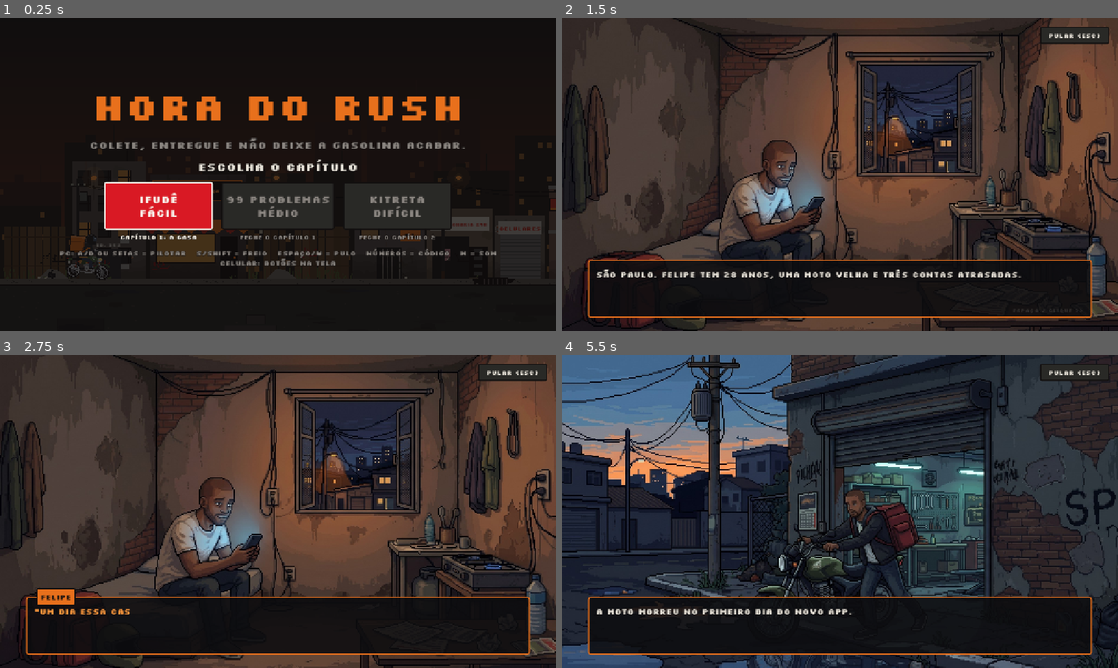
Above: before the commit, frames 1-4 (two rows, left to right).
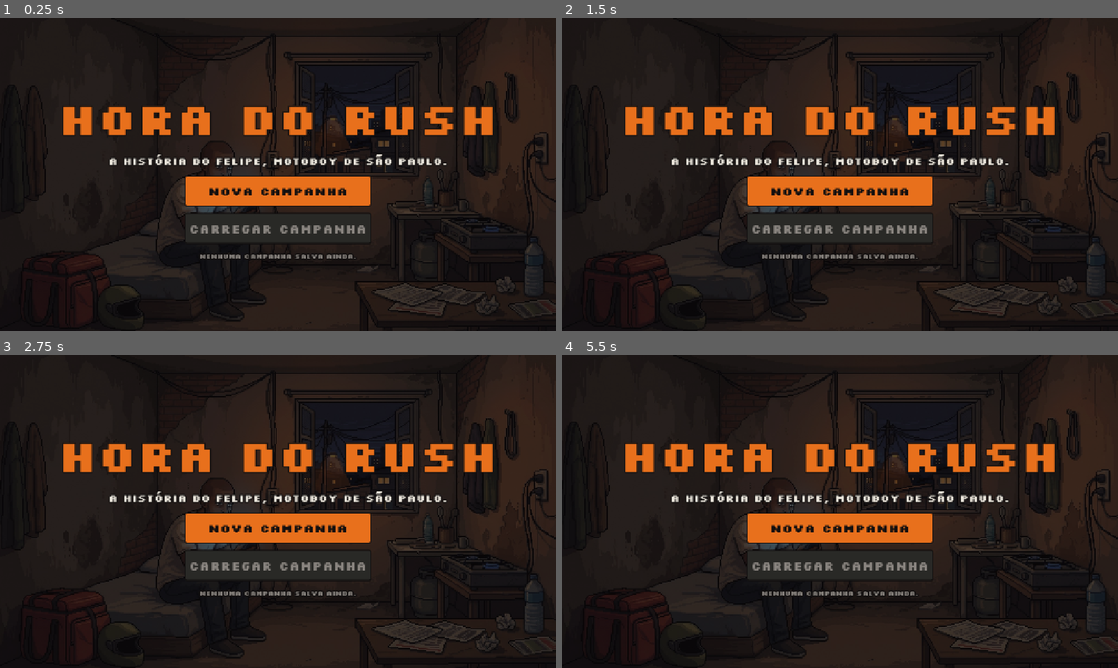
Above: after the commit, the same moments.

Repository: ViniViscas/Hora-do-Rush
Game: Godot game, scene res://scenes/main.tscn
Two runs of this game, one before a commit and one after it. Both use one fixed random seed, a clock stepped at 60 frames per second and the inputs below.
Inputs (mouse positions are in pixels of both pictures, inside the frame that each line leads up to):
- Up to frame 1 (0.25 s): no input
- Up to frame 2 (1.5 s): click "iFudê Fácil" (after the commit: "NOVA CAMPANHA") at 0.5 s; click (840, 262) at 1.25 s, where only the run after the commit has a clickable "VOLTAR"
- Up to frame 3 (2.75 s): tap Enter at 2 s; move the mouse to (278, 511) at 2.02 s; hold D (direita) from 2.03 s (still down); hold S (freio) from 2.03 s (still down); click (278, 511) at 2.17 s; tap Space (pulo) at 2.27 s
- Up to frame 4 (5.5 s): move the mouse to (728, 527) at 2.77 s; release S (freio) at 2.78 s; tap S (freio) at 2.85, 4.55 s; tap Space (pulo) at 3.02, 4.52, 5.27 s; move the mouse to (895, 442) at 3.52 s; release D (direita) at 3.53 s; hold A (esquerda) 3.53-4.28 s; hold S (freio) 3.53-4.28 s; tap 0 at 3.6 s; move the mouse to (812, 574) at 4.27 s; hold D (direita) from 4.28 s (still down); tap 9 at 4.35 s; click (812, 574) at 4.42 s; move the mouse to (1006, 558) at 5.02 s; hold S (freio) from 5.03 s (still down); tap Backspace at 5.1 s

The runs differ from the first frame. In frame 1, 31% of the frame differs, in the area x 0-100%, y 0-100%; in frame 2, 63%; in frame 3, 64%; in frame 4, 66%.

Commit message:
Saves em 3 espaços, tela inicial, músicas por bag e melhorias mais caras
- Tela inicial com Nova campanha / Carregar campanha e 3 espaços de save
  (resumo, confirmação para sobrescrever, apagar save); save antigo vira o save 1
- Trilha de partida por capítulo: funk paulista (iFudê), funk das antigas
  (99 Problemas) e funk "bruxaria" (Kitreta)
- Moto (dinheiro e melhorias) compartilhada entre os capítulos
- Melhorias mais caras (R$ 100/200/300) e pagamento por app (x1 / x1,3 / x2)
- README e GDD atualizados; versão 0.6.0

Co-Authored-By: Claude Opus 5.5 <noreply@anthropic.com>

Diff:
--- a/src/game_config.gd
+++ b/src/game_config.gd
@@ -24,6 +24,7 @@
 # chance_chuva / chance_cet: chance por partida de chover / de a CNH vencida soltar a CET
 # vel_cet: velocidade do carro da CET em relação à moto
 # chance_blitz: chance de ser parado passando devagar na blitz
+# pagamento: multiplica o R$ do acerto do turno (apps mais exigentes pagam mais)
 const DIFICULDADES := {
 	"facil": {
 		"nome": "iFudê",
@@ -43,6 +44,7 @@
 		"chance_cet": 0.5,
 		"vel_cet": 0.82,
 		"chance_blitz": 0.05,
+		"pagamento": 1.0,
 	},
 	"medio": {
 		"nome": "99 Problemas",
@@ -62,6 +64,7 @@
 		"chance_cet": 0.75,
 		"vel_cet": 0.88,
 		"chance_blitz": 0.08,
+		"pagamento": 1.3,
 	},
 	"dificil": {
 		"nome": "Kitreta",
@@ -81,6 +84,7 @@
 		"chance_cet": 1.0,
 		"vel_cet": 0.94,
 		"chance_blitz": 0.12,
+		"pagamento": 2.0,
 	},
 }
 
@@ -144,7 +148,9 @@
 
 # --- Oficina: melhorias da moto, compradas entre as fases ---
 # por_nivel: quanto cada nível soma ao atributo (0.07 = +7%)
-const PRECOS_MELHORIA := [50, 100, 180]
+# Caras de propósito: a moto (a mesma nos três capítulos) é melhorada aos poucos e só
+# chega perto do máximo no capítulo 3 (Kitreta), que praticamente exige isso.
+const PRECOS_MELHORIA := [100, 200, 300]
 const MELHORIAS := {
 	"motor": {"nome": "Motor", "descricao": "+7% de velocidade e +10% de arrancada por nível", "por_nivel": 0.07},
 	"freio": {"nome": "Freio", "descricao": "+18% de força de freio por nível (ajuda na chuva)", "por_nivel": 0.18},
--- a/src/main.gd
+++ b/src/main.gd
@@ -85,6 +85,7 @@
 	rng.randomize()
 	_configurar_input()
 	Som.iniciar()
+	Progresso.migrar_antigo()
 	var jogar := dificuldade_pendente
 	dificuldade_pendente = ""
 	if jogar != "":
@@ -110,7 +111,12 @@
 				Progresso.marcar_visto(chave)
 				_iniciar(jogar, n_fase))
 	else:
-		telas.mostrar_menu(_bags_bloqueadas())
+		# Na abertura do jogo (nenhum save escolhido ainda) vem a tela inicial;
+		# voltando de uma fase, direto para os capítulos do save em uso.
+		if Progresso.slot == 0:
+			telas.mostrar_inicio()
+		else:
+			telas.mostrar_menu(_bags_bloqueadas())
 		Som.musica("menu")
 
 
@@ -335,6 +341,24 @@
 		get_tree().reload_current_scene())
 	telas.pedir_pausa.connect(_alternar_pausa)
 	telas.continuar.connect(_alternar_pausa)
+	telas.abrir_save.connect(func(n: int, novo: bool) -> void:
+		if novo:
+			Progresso.novo(n)
+		else:
+			Progresso.usar(n)
+		prog = {}
+		telas.mostrar_menu(_bags_bloqueadas()))
+	telas.apagar_save.connect(func(n: int) -> void:
+		Progresso.apagar(n)
+		Som.tocar("erro")
+		if Progresso.algum_save():
+			telas.mostrar_saves(false)
+		else:
+			telas.mostrar_inicio())
+	telas.voltar_inicio.connect(func() -> void:
+		Progresso.slot = 0
+		prog = {}
+		telas.mostrar_inicio())
 
 
 # ---------------------------------------------------------------- fluxo
@@ -376,7 +400,7 @@
 	chuva.visible = obst.chovendo
 
 	estado = Estado.JOGANDO
-	Som.musica("partida")
+	Som.musica("partida_" + id)
 	_novo_pedido()
 	var msg := "FASE %d: %s\n%d entregas até o fim do rush." % [n_fase + 1, def_fase.nome, meta_entregas]
 	if obst.chovendo:
@@ -541,7 +565,9 @@
 		pontos += bonus
 
 	# Acerto do turno: vencendo, recebe pelos pontos; perdendo, só a taxa das entregas feitas.
-	var pagamento := pontos / Config.PONTOS_POR_REAL if vitoria else entregas * Config.REAIS_POR_ENTREGA
+	# Apps mais exigentes pagam mais (multiplicador "pagamento" da bag).
+	var base := float(pontos) / Config.PONTOS_POR_REAL if vitoria else float(entregas * Config.REAIS_POR_ENTREGA)
+	var pagamento := int(base * dif.pagamento)
 	prog.dinheiro += pagamento
 	var recorde: bool = vitoria and pontos > prog.recordes[n_fase]
 	if vitoria:
--- a/src/progresso.gd
+++ b/src/progresso.gd
@@ -1,11 +1,119 @@
 extends RefCounted
-## Progresso da campanha, salvo em disco. Cada bag (dificuldade) tem o seu:
-## fases liberadas, dinheiro, níveis das melhorias, recorde e mapa (semente) de cada fase.
+## Progresso da campanha, salvo em disco. Cada bag (capítulo) tem o seu: fases liberadas,
+## recorde e mapa (semente) de cada fase. O dinheiro e as melhorias são da moto do Felipe,
+## a mesma nos três capítulos (seção "moto" do arquivo).
+##
+## Há SLOTS espaços de save (user://save_1.cfg, save_2.cfg...): cada um é uma campanha
+## independente. A tela inicial escolhe o slot (nova campanha ou carregar) e, a partir
+## daí, "caminho" aponta para o arquivo dele.
 
 const Config := preload("res://src/game_config.gd")
-
-## Os testes trocam o arquivo para não mexer no progresso de quem joga.
-static var caminho := "user://progresso.cfg"
+const Historia := preload("res://src/historia.gd")
+
+const SLOTS := 3
+## Arquivo único das versões antigas (antes dos slots): vira o save 1 na primeira abertura.
+static var caminho_antigo := "user://progresso.cfg"
+## Começo do nome dos arquivos de save (os testes trocam para não mexer nos saves de quem joga).
+static var prefixo := "user://save_"
+
+## Slot em uso (0 = nenhum escolhido ainda: mostra a tela inicial). Sobrevive ao recarregar a cena.
+static var slot := 0
+## Arquivo do save em uso. Os testes trocam o arquivo para não mexer no progresso de quem joga.
+static var caminho := "user://save_1.cfg"
+
+
+# ---------------------------------------------------------------- slots
+
+static func caminho_slot(n: int) -> String:
+	return "%s%d.cfg" % [prefixo, n]
+
+
+static func existe(n: int) -> bool:
+	return FileAccess.file_exists(caminho_slot(n))
+
+
+static func algum_save() -> bool:
+	for n in range(1, SLOTS + 1):
+		if existe(n):
+			return true
+	return false
+
+
+## Passa a usar o save do slot n.
+static func usar(n: int) -> void:
+	slot = n
+	caminho = caminho_slot(n)
+
+
+## Começa uma campanha do zero no slot n (apaga o que havia nele).
+static func novo(n: int) -> void:
+	apagar(n)
+	usar(n)
+	var cfg := ConfigFile.new()
+	cfg.set_value("save", "criado", int(Time.get_unix_time_from_system()))
+	cfg.set_value("save", "atualizado", int(Time.get_unix_time_from_system()))
+	cfg.save(caminho)
+
+
+static func apagar(n: int) -> void:
+	if existe(n):
+		DirAccess.remove_absolute(ProjectSettings.globalize_path(caminho_slot(n)))
+	if slot == n:
+		slot = 0
+
+
+## Versões antigas tinham um só arquivo: na primeira abertura com slots, ele vira o save 1.
+static func migrar_antigo() -> void:
+	if FileAccess.file_exists(caminho_antigo) and not algum_save():
+		DirAccess.rename_absolute(ProjectSettings.globalize_path(caminho_antigo),
+			ProjectSettings.globalize_path(caminho_slot(1)))
+
+
+## Resumo para a tela de carregar: capítulo atual, fases vencidas, dinheiro e data.
+static func resumo(n: int) -> Dictionary:
+	var cfg := ConfigFile.new()
+	if cfg.load(caminho_slot(n)) != OK:
+		return {}
+	var total := Config.FASES.size()
+	var vencidas := 0
+	var capitulo := ""
+	var fase := 1
+	for id in Historia.ORDEM:
+		var recordes: Array = cfg.get_value(id, "recordes", [])
+		var feitas := 0
+		for r in recordes:
+			if r != null and r > 0:
+				feitas += 1
+		vencidas += feitas
+		# Capítulo atual: o primeiro que ainda não foi fechado
+		if capitulo == "" and feitas < total:
+			capitulo = id
+			fase = int(cfg.get_value(id, "liberada", 0)) + 1
+	var atualizado: int = cfg.get_value("save", "atualizado", 0)
+	if atualizado == 0:   # save antigo, de antes dos slots: usa a data do arquivo
+		atualizado = FileAccess.get_modified_time(caminho_slot(n))
+	return {
+		"capitulo": capitulo,   # "" = os três capítulos fechados
+		"fase": fase,
+		"vencidas": vencidas,
+		"total": total * Historia.ORDEM.size(),
+		"dinheiro": cfg.get_value("moto", "dinheiro", 0),
+		"data": _data(atualizado) if atualizado > 0 else "",
+	}
+
+
+## "19/11/2026 14:32", no fuso do computador.
+static func _data(unix: int) -> String:
+	var fuso := int(Time.get_time_zone_from_system().get("bias", 0)) * 60
+	var d := Time.get_datetime_dict_from_unix_time(unix + fuso)
+	return "%02d/%02d/%d %02d:%02d" % [d.day, d.month, d.year, d.hour, d.minute]
+
+
+# ---------------------------------------------------------------- campanha
+
+
+## Chaves que pertencem à moto do Felipe (as mesmas nos três capítulos), e não à bag.
+const DA_MOTO := ["dinheiro", "niveis"]
 
 
 static func carregar(dif_id: String) -> Dictionary:
@@ -14,8 +122,9 @@
 	var n := Config.FASES.size()
 	var p := {
 		"liberada": cfg.get_value(dif_id, "liberada", 0),   # índice da maior fase liberada
-		"dinheiro": cfg.get_value(dif_id, "dinheiro", 0),
-		"niveis": cfg.get_value(dif_id, "niveis", {}),
+		# Saves antigos guardavam isso por bag: se ainda não existe a seção "moto", aproveita o da bag
+		"dinheiro": cfg.get_value("moto", "dinheiro", cfg.get_value(dif_id, "dinheiro", 0)),
+		"niveis": cfg.get_value("moto", "niveis", cfg.get_value(dif_id, "niveis", {})),
 		"recordes": cfg.get_value(dif_id, "recordes", []),
 		"sementes": cfg.get_value(dif_id, "sementes", []),
 	}
@@ -38,7 +147,13 @@
 	var cfg := ConfigFile.new()
 	cfg.load(caminho)
 	for chave in p:
-		cfg.set_value(dif_id, chave, p[chave])
+		if chave in DA_MOTO:
+			cfg.set_value("moto", chave, p[chave])
+			if cfg.has_section_key(dif_id, chave):
+				cfg.erase_section_key(dif_id, chave)   # limpa o formato antigo
+		else:
+			cfg.set_value(dif_id, chave, p[chave])
+	cfg.set_value("save", "atualizado", int(Time.get_unix_time_from_system()))
 	cfg.save(caminho)
 
 
--- a/src/screens.gd
+++ b/src/screens.gd
@@ -1,6 +1,6 @@
 extends CanvasLayer
-## Telas sobrepostas: menu inicial (escolha da bag), fases da campanha, oficina,
-## pausa e fim de fase (vitória / game over).
+## Telas sobrepostas: tela inicial (nova campanha / carregar), escolha do save,
+## menu de capítulos (bag), fases da campanha, oficina, pausa e fim de fase.
 ## Funciona com o jogo pausado (process_mode ALWAYS); P/ESC pedem a pausa.
 
 signal escolher_bag(dificuldade: String)
@@ -12,12 +12,16 @@
 signal pedir_pausa
 signal continuar
 signal ver_historia
+signal abrir_save(slot: int, novo: bool)   # nova campanha (apaga o slot) ou carregar
+signal apagar_save(slot: int)
+signal voltar_inicio
 
 const Config := preload("res://src/game_config.gd")
 const UI := preload("res://src/ui_util.gd")
 const TelaOficina := preload("res://src/tela_oficina.gd")
 const Cutscene := preload("res://src/cutscene.gd")
 const Historia := preload("res://src/historia.gd")
+const Progresso := preload("res://src/progresso.gd")
 
 var _atual: Control
 
@@ -61,6 +65,100 @@
 	caixa.alignment = BoxContainer.ALIGNMENT_CENTER
 	centro.add_child(caixa)
 	return caixa
+
+
+## Tela inicial: nova campanha ou carregar uma salva.
+func mostrar_inicio() -> void:
+	var caixa := _base(0.62, Historia.caminho("01_quartinho.jpg"))
+	_titulo(caixa, "HORA DO RUSH", 104, Config.COR_LARANJA)
+	_titulo(caixa, "A história do Felipe, motoboy de São Paulo.", 24, Config.COR_PAPEL)
+	var coluna := VBoxContainer.new()
+	coluna.add_theme_constant_override("separation", 14)
+	coluna.size_flags_horizontal = Control.SIZE_SHRINK_CENTER
+	caixa.add_child(coluna)
+	var novo: Button = UI.botao("NOVA CAMPANHA", Config.COR_LARANJA, Config.COR_PRETO, 28)
+	novo.custom_minimum_size = Vector2(420, 72)
+	novo.pressed.connect(func() -> void: mostrar_saves(true))
+	coluna.add_child(novo)
+	var carregar: Button = UI.botao("CARREGAR CAMPANHA", Config.COR_AMARELO, Config.COR_PRETO, 28)
+	carregar.custom_minimum_size = Vector2(420, 72)
+	carregar.disabled = not Progresso.algum_save()
+	carregar.add_theme_stylebox_override("disabled", UI.estilo(Config.COR_CINZA_ESCURO))
+	carregar.add_theme_color_override("font_disabled_color", Config.COR_CINZA_CLARO)
+	carregar.pressed.connect(func() -> void: mostrar_saves(false))
+	coluna.add_child(carregar)
+	if carregar.disabled:
+		_titulo(caixa, "Nenhuma campanha salva ainda.", 15, Config.COR_CINZA_CLARO)
+
+
+## Os espaços de save. novo = true: escolher onde começar a campanha (ocupado pede confirmação);
+## novo = false: escolher qual carregar (ou apagar).
+func mostrar_saves(novo: bool) -> void:
+	var caixa := _base(0.8, Historia.caminho("03_oficina_da_tati.jpg"))
+	_titulo(caixa, "NOVA CAMPANHA" if novo else "CARREGAR CAMPANHA", 56, Config.COR_LARANJA)
+	_titulo(caixa, "Escolha um espaço para a campanha:" if novo else "Escolha a campanha:", 22, Config.COR_PAPEL)
+	var lista := VBoxContainer.new()
+	lista.add_theme_constant_override("separation", 10)
+	caixa.add_child(lista)
+	for n in range(1, Progresso.SLOTS + 1):
+		var r := Progresso.resumo(n)
+		var vazio := r.is_empty()
+		var linha := HBoxContainer.new()
+		linha.add_theme_constant_override("separation", 10)
+		lista.add_child(linha)
+		var cor: Color = Config.COR_CINZA if vazio else Config.COR_LARANJA
+		var b: Button = UI.botao("SAVE %d   ·   %s" % [n, _texto_resumo(r)], cor,
+			Config.COR_PAPEL if vazio else Config.COR_PRETO, 17)
+		b.custom_minimum_size = Vector2(700, 78)
+		b.alignment = HORIZONTAL_ALIGNMENT_LEFT
+		b.disabled = vazio and not novo
+		b.add_theme_stylebox_override("disabled", UI.estilo(Config.COR_CINZA_ESCURO))
+		b.add_theme_color_override("font_disabled_color", Config.COR_CINZA_CLARO)
+		if novo and not vazio:
+			b.pressed.connect(func() -> void: _confirmar(
+				"Começar do zero no SAVE %d?" % n,
+				"A campanha salva nele (%s) será apagada." % _texto_resumo(r).split("\n")[0],
+				"APAGAR E COMEÇAR", func() -> void: abrir_save.emit(n, true),
+				func() -> void: mostrar_saves(true)))
+		else:
+			b.pressed.connect(func() -> void: abrir_save.emit(n, novo))
+		linha.add_child(b)
+		if not novo and not vazio:
+			var x: Button = UI.botao("APAGAR", Config.COR_VERMELHO, Config.COR_PAPEL, 16)
+			x.custom_minimum_size = Vector2(130, 78)
+			x.pressed.connect(func() -> void: _confirmar(
+				"Apagar o SAVE %d?" % n, "Isso não tem volta: fases, dinheiro e melhorias da moto somem.",
+				"APAGAR", func() -> void: apagar_save.emit(n),
+				func() -> void: mostrar_saves(false)))
+			linha.add_child(x)
+	var rodape := _linha_botoes(caixa)
+	_botao(rodape, "VOLTAR", Config.COR_CINZA_ESCURO, Config.COR_PAPEL, 220, func() -> void: mostrar_inicio())
+
+
+func _texto_resumo(r: Dictionary) -> String:
+	if r.is_empty():
+		return "Vazio"
+	var onde := "História completa!"
+	if r.capitulo != "":
+		onde = "%s  ·  Fase %d" % [Historia.CAPITULOS[r.capitulo].titulo, r.fase]
+	var texto := "%s\n%d/%d fases  ·  R$ %d" % [onde, r.vencidas, r.total, r.dinheiro]
+	if r.data != "":
+		texto += "  ·  Salvo em %s" % r.data
+	return texto
+
+
+## Pergunta de confirmação (apagar save). "sim" executa; "nao" volta.
+func _confirmar(pergunta: String, detalhe: String, texto_sim: String, sim: Callable, nao: Callable) -> void:
+	var caixa := _base(0.85)
+	_titulo(caixa, pergunta, 44, Config.COR_LARANJA)
+	var d := UI.label(detalhe, 22, Config.COR_PAPEL)
+	d.horizontal_alignment = HORIZONTAL_ALIGNMENT_CENTER
+	d.autowrap_mode = TextServer.AUTOWRAP_WORD_SMART
+	d.custom_minimum_size = Vector2(760, 0)
+	caixa.add_child(d)
+	var linha := _linha_botoes(caixa)
+	_botao(linha, texto_sim, Config.COR_VERMELHO, Config.COR_PAPEL, 300, sim)
+	_botao(linha, "CANCELAR", Config.COR_CINZA, Config.COR_PAPEL, 220, nao)
 
 
 ## bloqueadas: bags cujo capítulo ainda não foi liberado (o anterior não foi fechado).
@@ -107,6 +205,11 @@
 		+ "Celular: botões na tela", 15, Config.COR_CINZA_CLARO, 4)
 	ajuda.horizontal_alignment = HORIZONTAL_ALIGNMENT_CENTER
 	caixa.add_child(ajuda)
+	var rodape := _linha_botoes(caixa)
+	_botao(rodape, "TELA INICIAL", Config.COR_CINZA_ESCURO, Config.COR_PAPEL, 260, func() -> void: voltar_inicio.emit())
+	var qual := UI.label("Jogando no SAVE %d" % Progresso.slot, 16, Config.COR_CINZA_CLARO, 4)
+	qual.vertical_alignment = VERTICAL_ALIGNMENT_CENTER
+	rodape.add_child(qual)
 
 
 
--- a/src/som.gd
+++ b/src/som.gd
@@ -4,7 +4,7 @@
 ## Uso, de qualquer script:  const Som := preload("res://src/som.gd")
 ##   Som.tocar("pouso")                     efeito curto
 ##   Som.loop("motor", true, -10.0, 1.4)    som contínuo (liga/desliga, volume em dB, tom)
-##   Som.musica("partida")                  troca a trilha ("" = silêncio)
+##   Som.musica("partida_facil")            troca a trilha ("" = silêncio)
 ## Tecla M liga/desliga todo o som.
 ##
 ## O nó fica pendurado na raiz da árvore (fora da cena principal), então a música
@@ -24,7 +24,8 @@
 	"erro": -15.0, "bipe": -12.0, "alerta": -11.5, "clique": -10.0, "compra": -8.0,
 	"tanque": -3.5, "vitoria": 0.0, "derrota": -3.0,
 }
-const VOLUME_MUSICA := {"menu": -5.0, "partida": -8.0}
+## Trilhas: "menu" e uma da partida por bag (iFudê, 99 Problemas, Kitreta).
+const VOLUME_MUSICA := {"menu": -5.0, "partida_facil": -8.0, "partida_medio": -5.5, "partida_dificil": -8.0}
 
 static var _inst = null
 static var mudo := false
@@ -265,8 +266,9 @@
 
 
 ## Bumbo estilo 808: seno que despenca de tom no começo e segura um grave longo.
+## "saturacao" maior = grave mais distorcido.
 func _bumbo(b: PackedFloat32Array, t0: float, grave: float, dur: float, vol: float,
-		envolver: bool = false) -> void:
+		envolver: bool = false, saturacao: float = 1.8) -> void:
 	var tam := b.size()
 	var i0 := int(t0 * TAXA)
 	var n := int(dur * TAXA)
@@ -282,7 +284,7 @@
 		fase += f / TAXA
 		var env := exp(-t * 3.0 / dur) * minf(float(n - k) / (0.01 * TAXA), 1.0)
 		# Saturação leve: o "pancadão" do grave
-		b[i] += tanh(sin(TAU * fase) * 1.8) * env * vol
+		b[i] += tanh(sin(TAU * fase) * saturacao) * env * vol
 
 
 ## Palma: três estalos de ruído quase juntos e um rabo curto.
@@ -550,8 +552,9 @@
 func _gerar_musicas() -> void:
 	var menu := _wav(_normalizar(_musica_menu(), 0.9), true)
 	_entregar("menu", menu)
-	var funk := _wav(_normalizar(_musica_funk(), 0.9), true)
-	_entregar("partida", funk)
+	_entregar("partida_facil", _wav(_normalizar(_musica_funk_paulista(), 0.9), true))
+	_entregar("partida_medio", _wav(_normalizar(_musica_funk_antigo(), 0.9), true))
+	_entregar("partida_dificil", _wav(_normalizar(_musica_funk_bruxaria(), 0.9), true))
 
 
 func _entregar(nome: String, w: AudioStreamWAV) -> void:
@@ -560,10 +563,10 @@
 	_trava.unlock()
 
 
-## Trilha da partida: funk paulista ("pancadão"), 130 BPM, 8 compassos em loop.
+## Trilha do iFudê: funk paulista ("pancadão"), 130 BPM, 8 compassos em loop.
 ## 808 grave e longo na batida do tamborzão, palmas, chimbal, o "tuim" que desce
 ## e, na segunda metade, um synth agudo "automotivo" com vibrato.
-func _musica_funk() -> PackedFloat32Array:
+func _musica_funk_paulista() -> PackedFloat32Array:
 	var passo := 60.0 / 130.0 / 4.0   # semicolcheia
 	var compasso := passo * 16.0
 	var b := _vazio(compasso * 8.0)
@@ -606,6 +609,108 @@
 	return b
 
 
+## Trilha do 99 Problemas: funk das antigas (baile dos anos 2000), 128 BPM, 8 compassos.
+## Batida Miami bass (bumbo 808 "tum... tum-tum", palmas no 2 e no 4), o cowbell do baile,
+## "orquestra" no começo dos compassos e, na segunda metade, uma melodia de synth
+## (composição original). Fecha o loop com o apito de baile.
+func _musica_funk_antigo() -> PackedFloat32Array:
+	var passo := 60.0 / 128.0 / 4.0
+	var compasso := passo * 16.0
+	var b := _vazio(compasso * 8.0)
+	# Ré menor, Si bemol, Dó, Lá (dois compassos cada)
+	var graves := [73.42, 73.42, 58.27, 58.27, 65.41, 65.41, 55.0, 55.0]
+	var acordes := [
+		[293.66, 349.23, 440.0], [293.66, 349.23, 440.0],
+		[233.08, 293.66, 349.23], [233.08, 293.66, 349.23],
+		[261.63, 329.63, 392.0], [261.63, 329.63, 392.0],
+		[220.0, 277.18, 329.63], [220.0, 277.18, 329.63],
+	]
+	# Melodia em colcheias para os compassos 5 a 8 (Hz; 0 = pausa)
+	var melodia := [
+		[659.25, 0.0, 659.25, 783.99, 698.46, 0.0, 659.25, 587.33],
+		[659.25, 0.0, 659.25, 783.99, 1046.5, 0.0, 783.99, 659.25],
+		[659.25, 0.0, 554.37, 659.25, 880.0, 0.0, 659.25, 554.37],
+		[554.37, 0.0, 554.37, 659.25, 554.37, 0.0, 440.0, 0.0],
+	]
+	for c in 8:
+		var t0: float = c * compasso
+		var g: float = graves[c]
+		for s in [0, 7, 10]:
+			_bumbo(b, t0 + s * passo, g, 0.42 if s == 0 else 0.3, 0.8, true, 1.4)
+		for s in [4, 12]:
+			_palma(b, t0 + s * passo, 0.34, true)
+		for s in 16:
+			var aberto := s % 4 == 2
+			_chimbal(b, t0 + s * passo, 0.12 if aberto else 0.05, 0.09 if aberto else 0.03, true)
+		# Cowbell do baile: dois tons quadrados bem curtos
+		for s in [2, 5, 7, 10, 13]:
+			_nota(b, t0 + s * passo, 0.09, 540.0, 540.0, Onda.QUADRADA, 0.06, 30.0, 0.001, 0.5, Vector2.ZERO, true)
+			_nota(b, t0 + s * passo, 0.09, 800.0, 800.0, Onda.QUADRADA, 0.05, 30.0, 0.001, 0.5, Vector2.ZERO, true)
+		# "Orquestra" (o acorde de impacto dos bailes antigos) a cada dois compassos
+		if c % 2 == 0:
+			for f in acordes[c]:
+				_nota(b, t0, 0.35, f, f, Onda.SERRA, 0.09, 9.0, 0.002, 0.45, Vector2.ZERO, true)
+				_nota(b, t0, 0.35, f * 2.0, f * 2.0, Onda.SERRA, 0.05, 11.0, 0.002, 0.4, Vector2.ZERO, true)
+		# Acorde curtinho no contratempo
+		for s in [6, 14]:
+			for f in acordes[c]:
+				_nota(b, t0 + s * passo, passo * 0.8, f * 2.0, f * 2.0, Onda.QUADRADA, 0.025, 14.0, 0.002, 0.4,
+					Vector2.ZERO, true)
+		if c >= 4:
+			var frase: Array = melodia[c - 4]
+			for k in 8:
+				var f: float = frase[k]
+				if f > 0.0:
+					_nota(b, t0 + k * 2.0 * passo, passo * 1.7, f, f, Onda.QUADRADA, 0.09, 6.0, 0.003, 0.35,
+						Vector2(5.5, 0.006), true)
+		if c == 7:
+			for k in 3:   # apito de baile
+				_nota(b, t0 + (12 + k) * passo, passo * 0.8, 2700.0, 2700.0, Onda.SENO, 0.12, 3.0, 0.005, 1.0,
+					Vector2(30.0, 0.03), true)
+	return b
+
+
+## Trilha do Kitreta: funk "bruxaria" (mandelão sombrio), 150 BPM, mais pesado e tenso:
+## 808 distorcido sobre graves cromáticos, sinos dissonantes, um zumbido arrastado,
+## chimbal em rajadas e um chiado que sobe antes das viradas. É o som do prazo apertado.
+func _musica_funk_bruxaria() -> PackedFloat32Array:
+	var passo := 60.0 / 150.0 / 4.0
+	var compasso := passo * 16.0
+	var b := _vazio(compasso * 8.0)
+	# Mi, Mi, Fá, Mi, Mi, Mi, Fá#, Fá: o grave quase não sai do lugar, só raspa meio tom
+	var graves := [41.2, 41.2, 43.65, 41.2, 41.2, 41.2, 46.25, 43.65]
+	for c in 8:
+		var t0: float = c * compasso
+		var g: float = graves[c]
+		for s in [0, 3, 6, 10, 12]:
+			_bumbo(b, t0 + s * passo, g, 0.26, 0.85, true, 3.2)
+		for s in [4, 12]:
+			_palma(b, t0 + s * passo, 0.3, true)
+		for s in [7, 15]:   # aro seco
+			_nota(b, t0 + s * passo, 0.03, 1.0, 1.0, Onda.RUIDO, 0.18, 60.0, 0.001, 0.7, Vector2.ZERO, true)
+		for s in range(0, 16, 2):
+			_chimbal(b, t0 + s * passo, 0.07, 0.03, true)
+		if c % 4 == 3:   # rajada de chimbal em tercinas no fim da frase
+			for k in 6:
+				_chimbal(b, t0 + 12.0 * passo + k * (4.0 * passo / 6.0), 0.1, 0.03, true)
+		# Zumbido grave arrastado por baixo de tudo
+		_nota(b, t0, compasso, g * 2.0, g * 2.0, Onda.SERRA, 0.05, 0.3, 0.2, 0.08, Vector2(0.5, 0.01), true)
+		# Sinos dissonantes: mi e fá tocando juntos, desafinando de leve
+		if c >= 2:
+			for s in [2, 9]:
+				_nota(b, t0 + s * passo, 0.5, 659.25, 655.0, Onda.SENO, 0.08, 5.0, 0.002, 1.0, Vector2.ZERO, true)
+				_nota(b, t0 + s * passo, 0.5, 698.46, 694.0, Onda.SENO, 0.06, 5.0, 0.002, 1.0, Vector2.ZERO, true)
+				_nota(b, t0 + s * passo, 0.3, 1318.5, 1310.0, Onda.SENO, 0.03, 8.0, 0.002, 1.0, Vector2.ZERO, true)
+		if c % 2 == 1:   # "tuim" mais rápido e mais grave
+			_nota(b, t0 + 14.0 * passo, 0.12, 1400.0, 300.0, Onda.SENO, 0.2, 10.0, 0.002, 1.0, Vector2.ZERO, true)
+		if c == 3 or c == 7:   # chiado subindo antes da virada
+			_nota(b, t0 + 8.0 * passo, passo * 8.0, 1.0, 1.0, Onda.RUIDO, 0.12, 0.0, passo * 8.0, 0.35,
+				Vector2.ZERO, true)
+		if c >= 4:   # sirene grave e lenta na segunda metade
+			_nota(b, t0, compasso, 330.0, 330.0, Onda.SERRA, 0.03, 0.0, 0.3, 0.2, Vector2(2.0, 0.08), true)
+	return b
+
+
 ## Trilha do menu: fim de tarde, mais calma (92 BPM): acordes suaves, arpejo e batida leve.
 func _musica_menu() -> PackedFloat32Array:
 	var passo := 60.0 / 92.0 / 4.0
Not shown, changed: export_presets.cfg
Not shown, changed: docs/GDD.md
